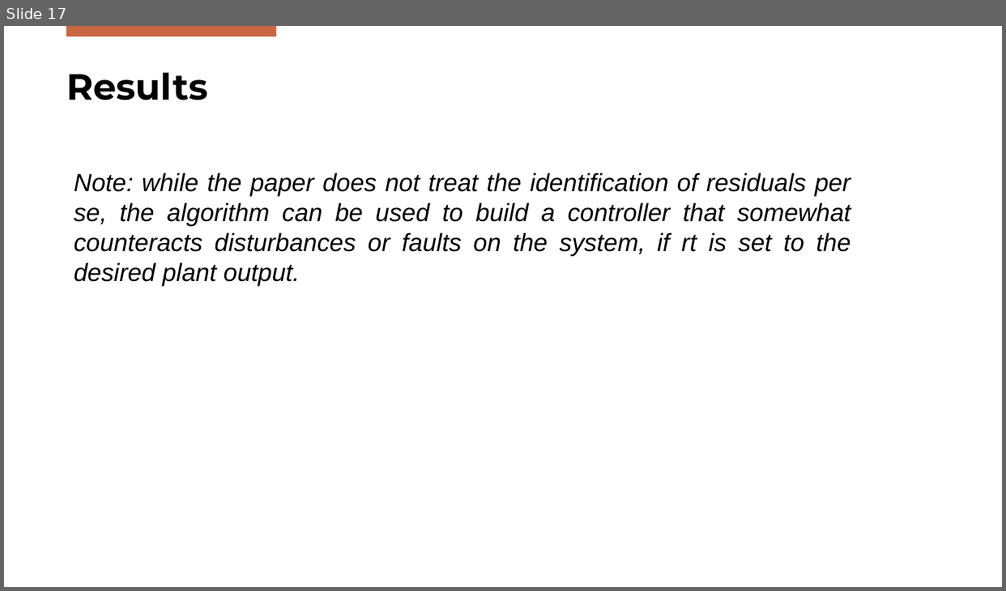
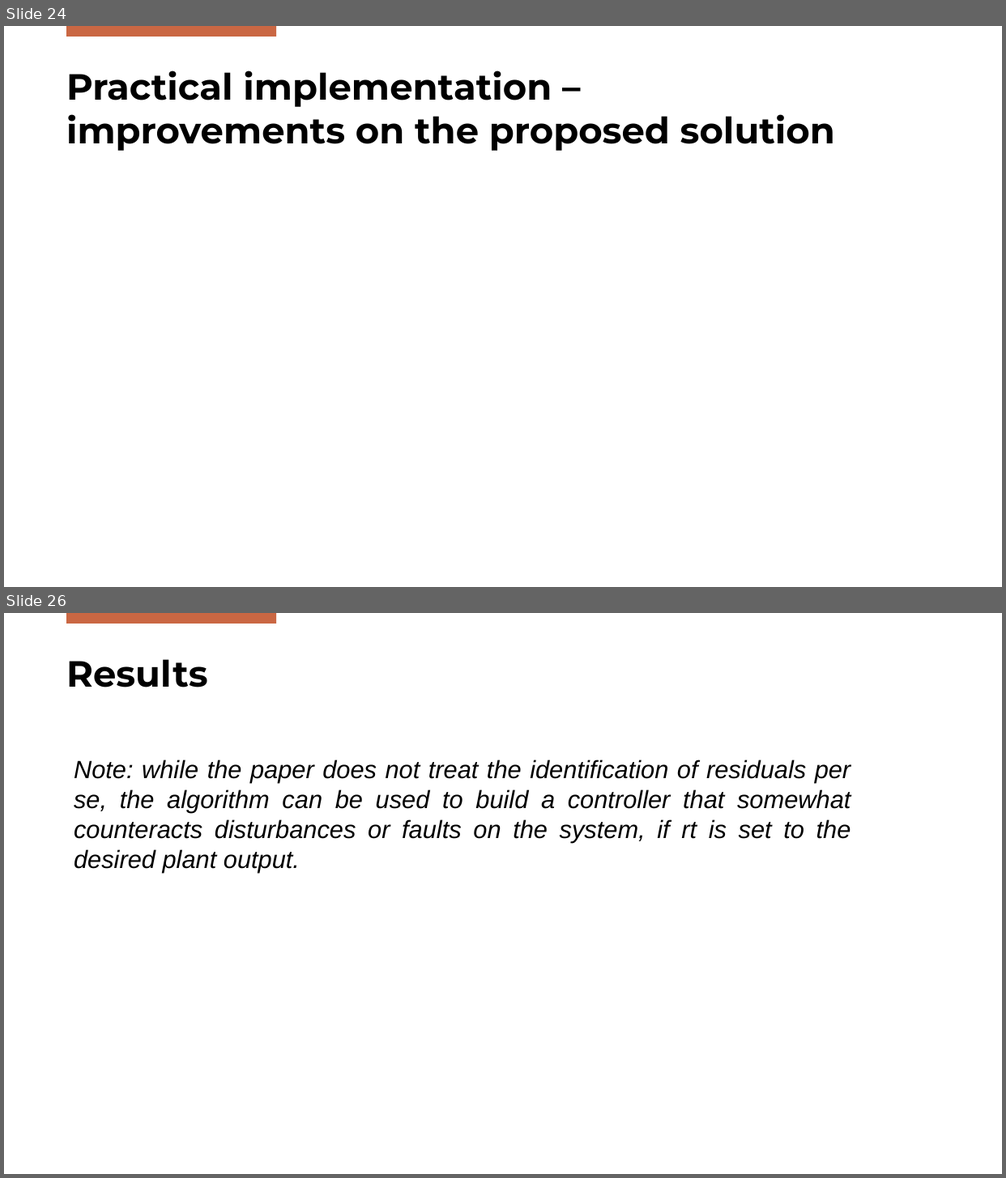
Before and after one commit to Gabriele-Mazzoleni/Progetto_ALES_aa_2025_2026, a slide deck: SPC_Presentation.pptx. Shown one above the other, each under a label of ours: slide 17 before the commit, slides 24 and 26 after it; the slides between them are not shown. The pictures are 1006x591 and 1006x1178 pixels, drawn with LibreOffice and Linux fonts; fonts in the diff are those of the drawing; background and template pictures are left out. Boxes give left, top, right and bottom in pixels: in the first picture for what was removed or moved away, otherwise in the second. Text is boxed around its words. In the diff, an @@ line names an element or a change of style, - is before the commit and + after.

```diff
--- a/SPC_Presentation.pptx
+++ b/SPC_Presentation.pptx
@@ slide 24 added at bbox=[4, 26, 1002, 587], background #FFFFFF; not listed: 1 template element that a slide beside it also shows @@
@@ title added at bbox=[66, 71, 835, 151], 35 pt, text #000000, bold @@
+Practical implementation –
+improvements on the proposed solution
@@ what was slide 17 is now slide 26 @@
```
Also in this commit, not shown: 9 other slides added, 1 slide removed, 7 other files.
